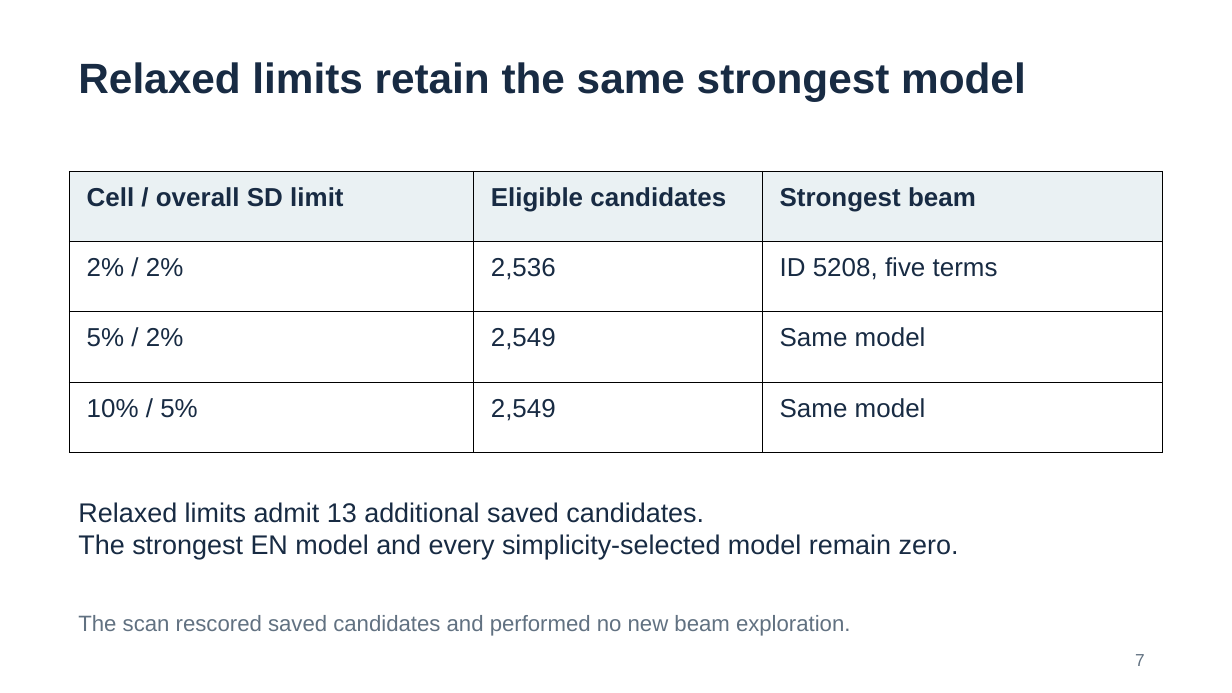
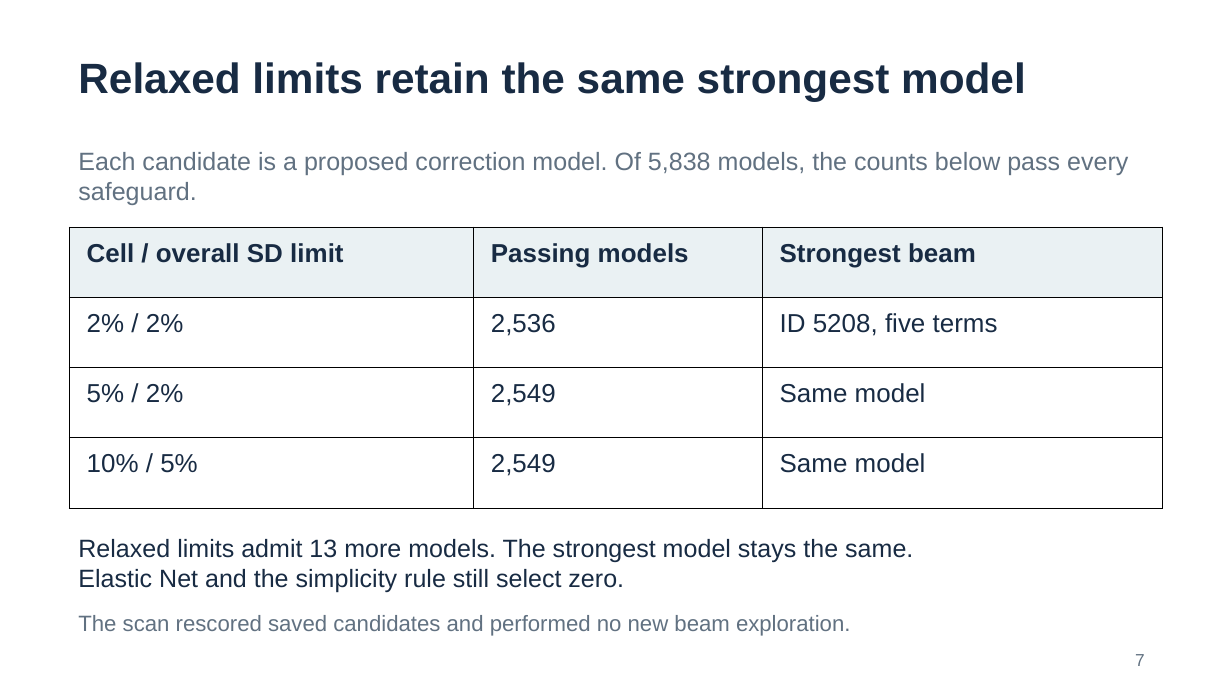
Before and after one commit to cploen/xtar_refit_hms, a slide deck: slide 7 of slides/xtar_study_summary.pptx. Drawn at 1232x693 pixels with LibreOffice and Linux fonts; fonts in the diff are those of the drawing. Boxes give left, top, right and bottom in pixels: in the first picture for what was removed or moved away, otherwise in the second. Text is boxed around its words. In the diff, an @@ line names an element or a change of style, - is before the commit and + after.

```diff
--- a/slides/xtar_study_summary.pptx
+++ b/slides/xtar_study_summary.pptx
@@ text added at (78, 152, 1128, 205), 19.5 pt, text #617181 @@
+Each candidate is a proposed correction model. Of 5,838 models, the counts below pass every safeguard.
@@ table at (69, 227, 1163, 480) @@
-row 1, column 2: Eligible candidates
+row 1, column 2: Passing models
@@ table: place and size @@
-table at (69, 171, 1163, 452)
+table at (69, 227, 1163, 480)
@@ text at (78, 539, 913, 592): text changed; size 21 to 19.5 pt @@
-Relaxed limits admit 13 additional saved candidates.
-The strongest EN model and every simplicity-selected model remain zero.
+Relaxed limits admit 13 more models. The strongest model stays the same.
+Elastic Net and the simplicity rule still select zero.
```
Also in this commit, not shown: 5 other slides changed, 2 slides added, 5 other files.
